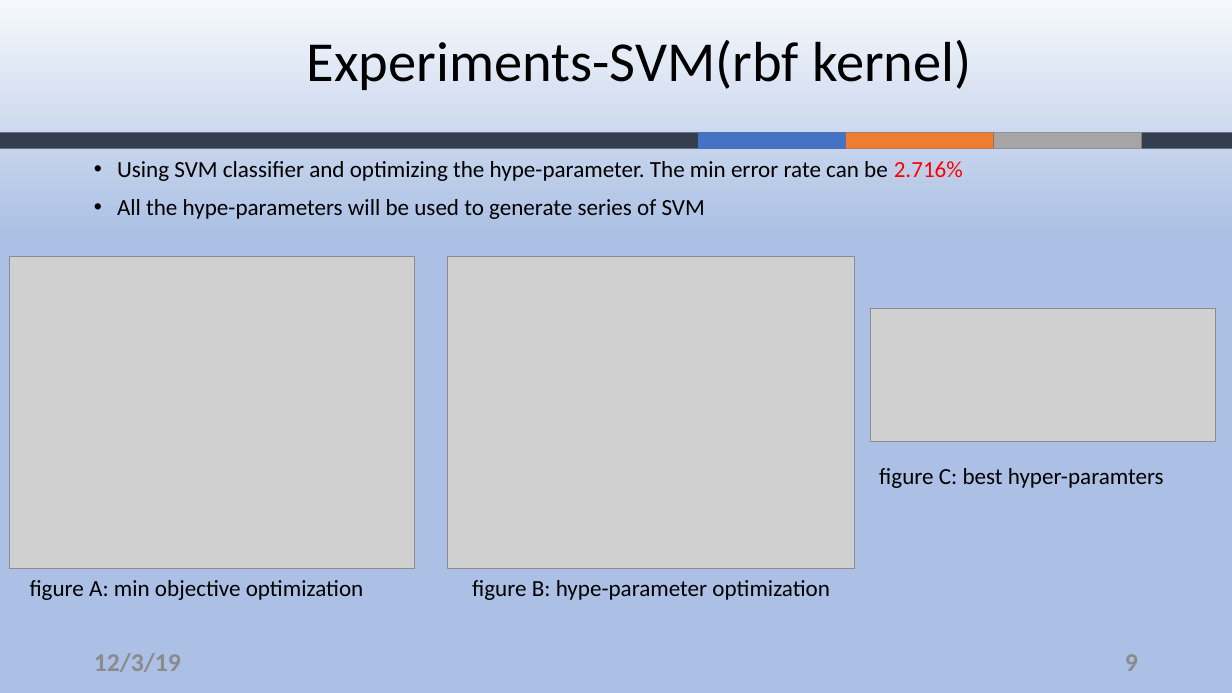
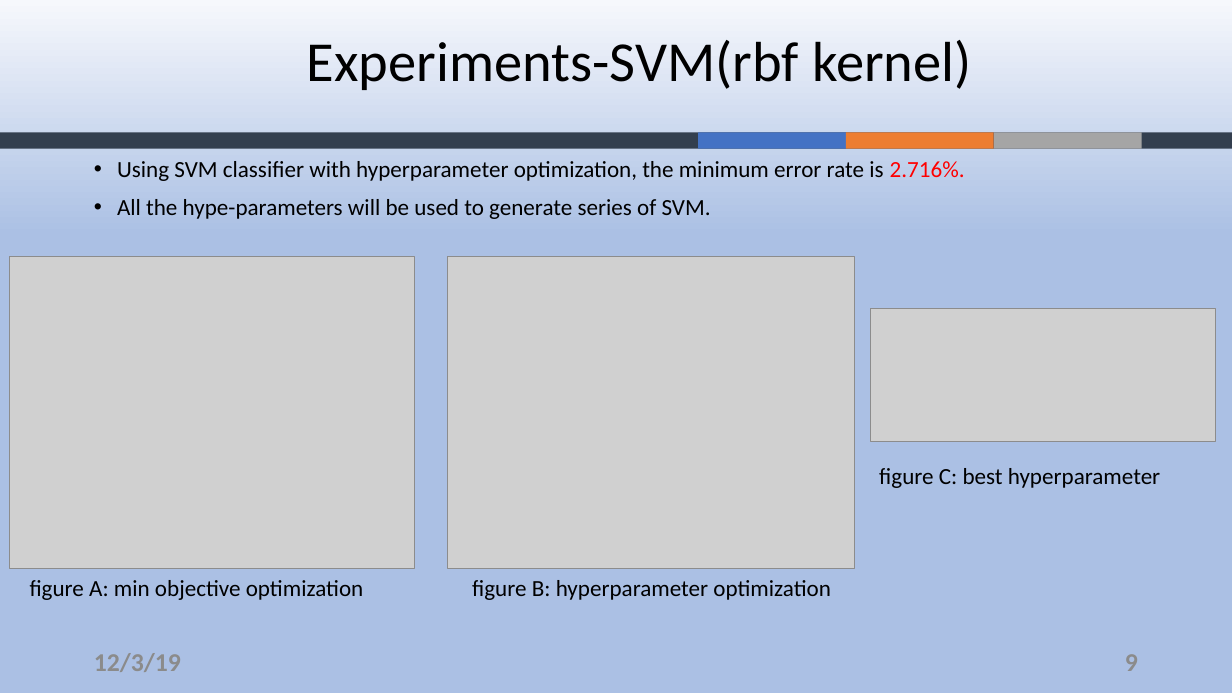
Before and after one commit to ZouYao0720/final-project-, a slide deck: slide 9 of final-presentation.pptx. Drawn at 1232x693 pixels with LibreOffice and Linux fonts; fonts in the diff are those of the drawing; grey boxes stand for pictures; background and template pictures are left out. Boxes give left, top, right and bottom in pixels: in the first picture for what was removed or moved away, otherwise in the second. Text is boxed around its words. In the diff, an @@ line names an element or a change of style, - is before the commit and + after.

```diff
--- a/final-presentation.pptx
+++ b/final-presentation.pptx
@@ text at box(117, 161, 965, 219): text changed @@
-• Using SVM classifier and optimizing the hype-parameter. The min error rate can be 2.716%
-• All the hype-parameters will be used to generate series of SVM
+• Using SVM classifier with hyperparameter optimization, the minimum error rate is 2.716%.
+• All the hype-parameters will be used to generate series of SVM.
@@ text at box(879, 468, 1160, 488): text changed @@
-figure C: best hyper-paramters
+figure C: best hyperparameter
@@ text at box(472, 580, 831, 600): text changed @@
-figure B: hype-parameter optimization
+figure B: hyperparameter optimization
```
Also in this commit, not shown: 9 other slides changed.
